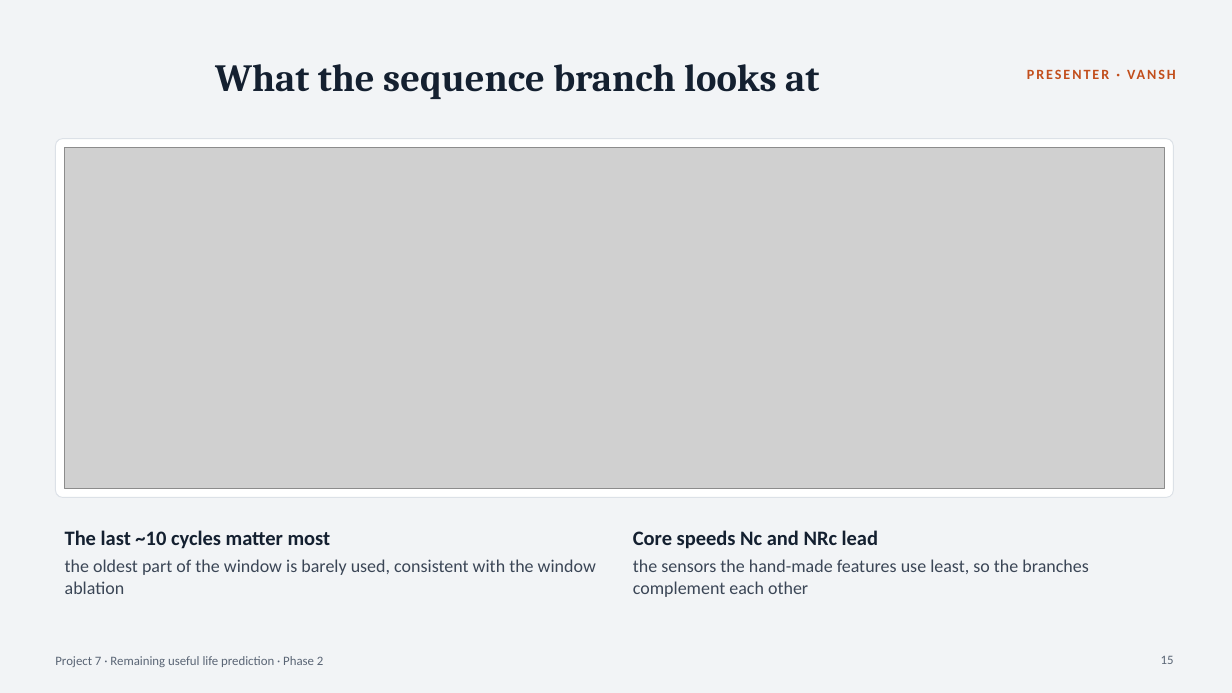
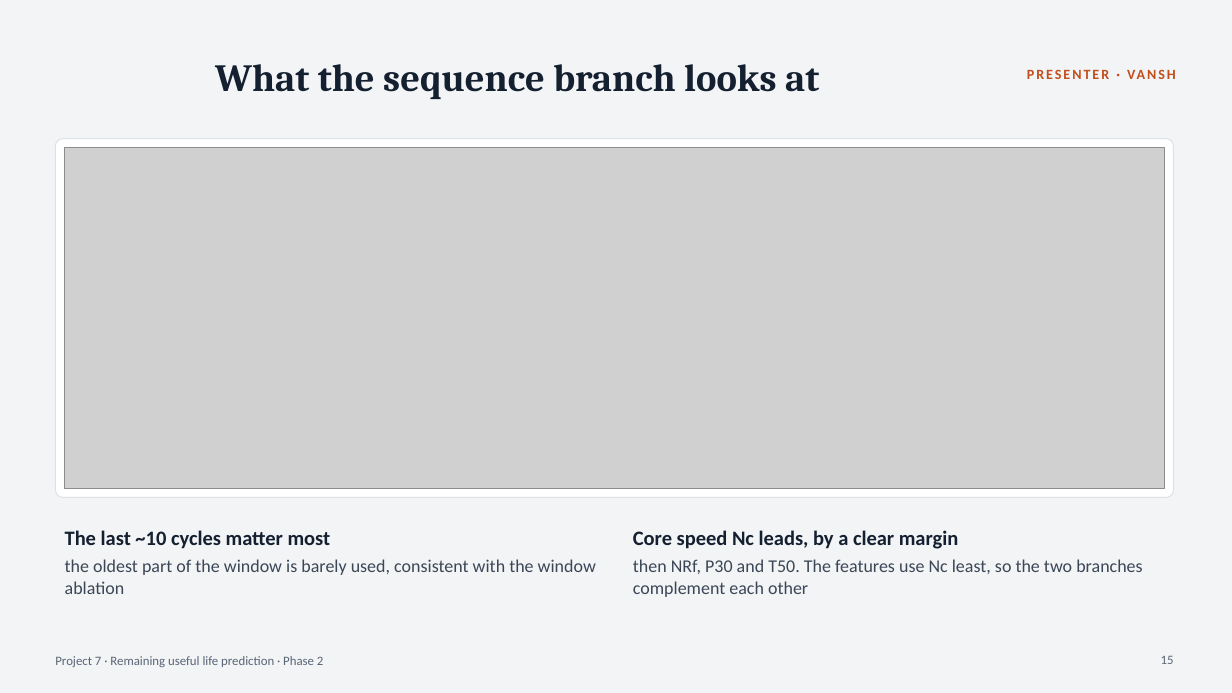
Before and after one commit to WhiteHacker000/Remaining-Useful-Life-Prediction-for-Industrial-Engines, a slide deck: slide 15 of presentation/RUL_Prediction_Phase2.pptx. Drawn at 1232x693 pixels with LibreOffice and Linux fonts; fonts in the diff are those of the drawing; grey boxes stand for pictures. Boxes give left, top, right and bottom in pixels: in the first picture for what was removed or moved away, otherwise in the second. Text is boxed around its words. In the diff, an @@ line names an element or a change of style, - is before the commit and + after.

Commit message:
Correct saliency ranking and test-set gap; restore notebook 09 owner line
- Saliency: core speed Nc (s_9) ranks first, then NRf, P30 and T50
  (README, report, notebook 10, slides 15-16)
- Sequence-only vs raw features on the test set: 2.7-3.5 cycles
- Slide 12: clarify training-time comparison
- Notebook 09: restore owner line (Dev Tyagi)

```diff
--- a/presentation/RUL_Prediction_Phase2.pptx
+++ b/presentation/RUL_Prediction_Phase2.pptx
@@ text at [633, 530, 1142, 597]: text changed @@
-Core speeds Nc and NRc lead
-the sensors the hand-made features use least, so the branches complement each other
+Core speed Nc leads, by a clear margin
+then NRf, P30 and T50. The features use Nc least, so the two branches complement each other
```
Also in this commit, not shown: 5 other slides changed, 6 other files.
